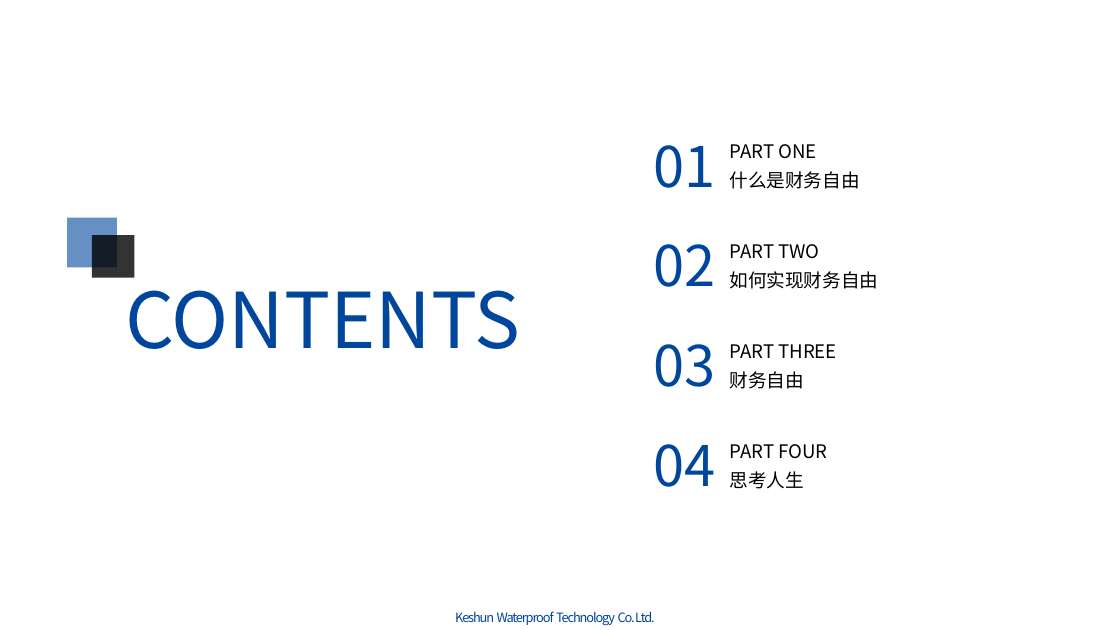
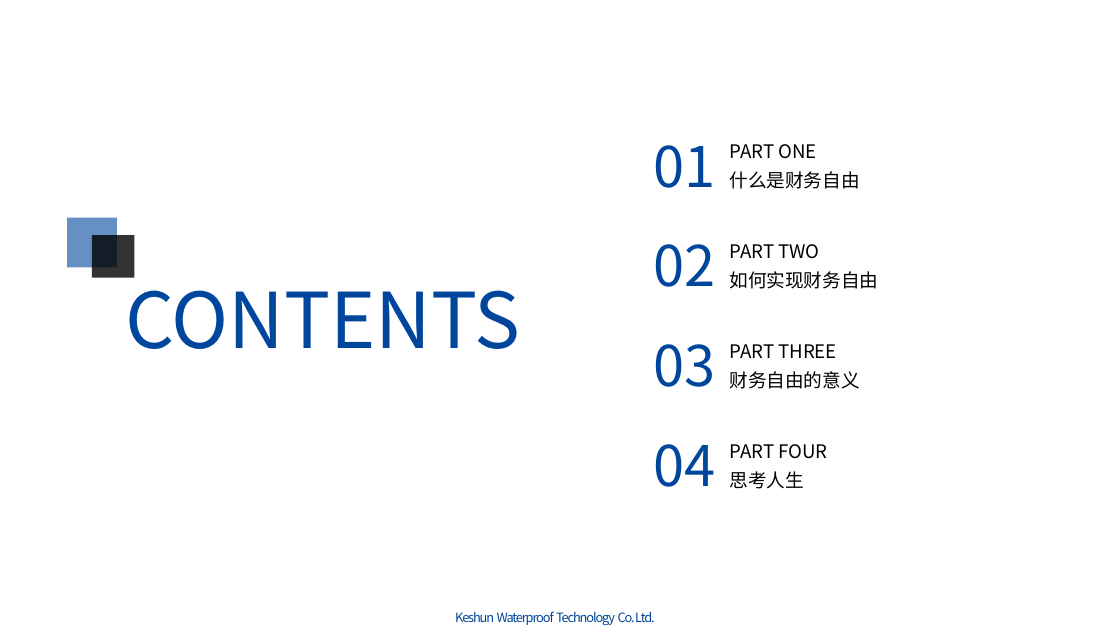
Before and after one commit to Jack-liangqihua/ABAP_CODER, a slide deck: slide 3 of 专题研究/晨会主题/201904财务自由.pptx. Drawn at 1120x630 pixels with LibreOffice and Linux fonts; fonts in the diff are those of the drawing; background and template pictures are left out. Boxes give left, top, right and bottom in pixels: in the first picture for what was removed or moved away, otherwise in the second. Text is boxed around its words. In the diff, an @@ line names an element or a change of style, - is before the commit and + after.

```diff
--- a/专题研究/晨会主题/201904财务自由.pptx
+++ b/专题研究/晨会主题/201904财务自由.pptx
@@ text at [730,371,860,389]: text changed @@
-财务自由
+财务自由的意义
```
Also in this commit, not shown: 4 other slides changed.
